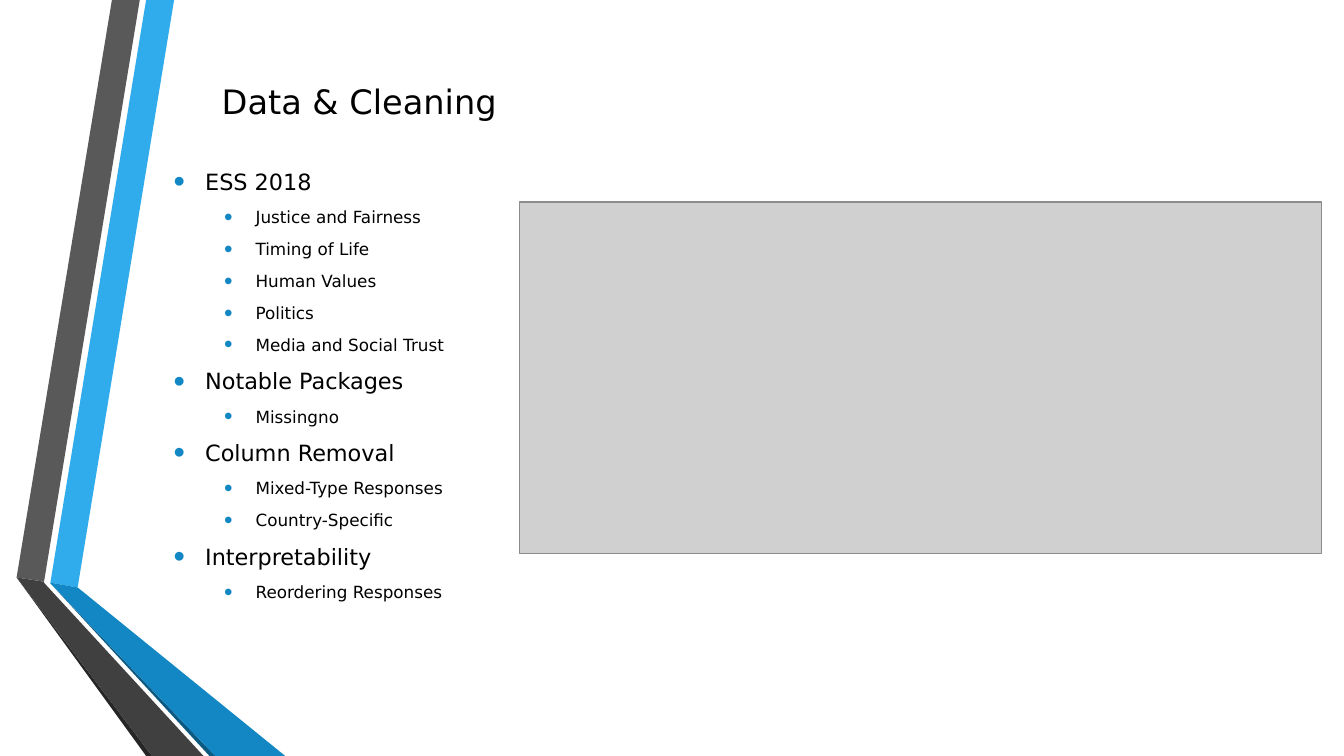
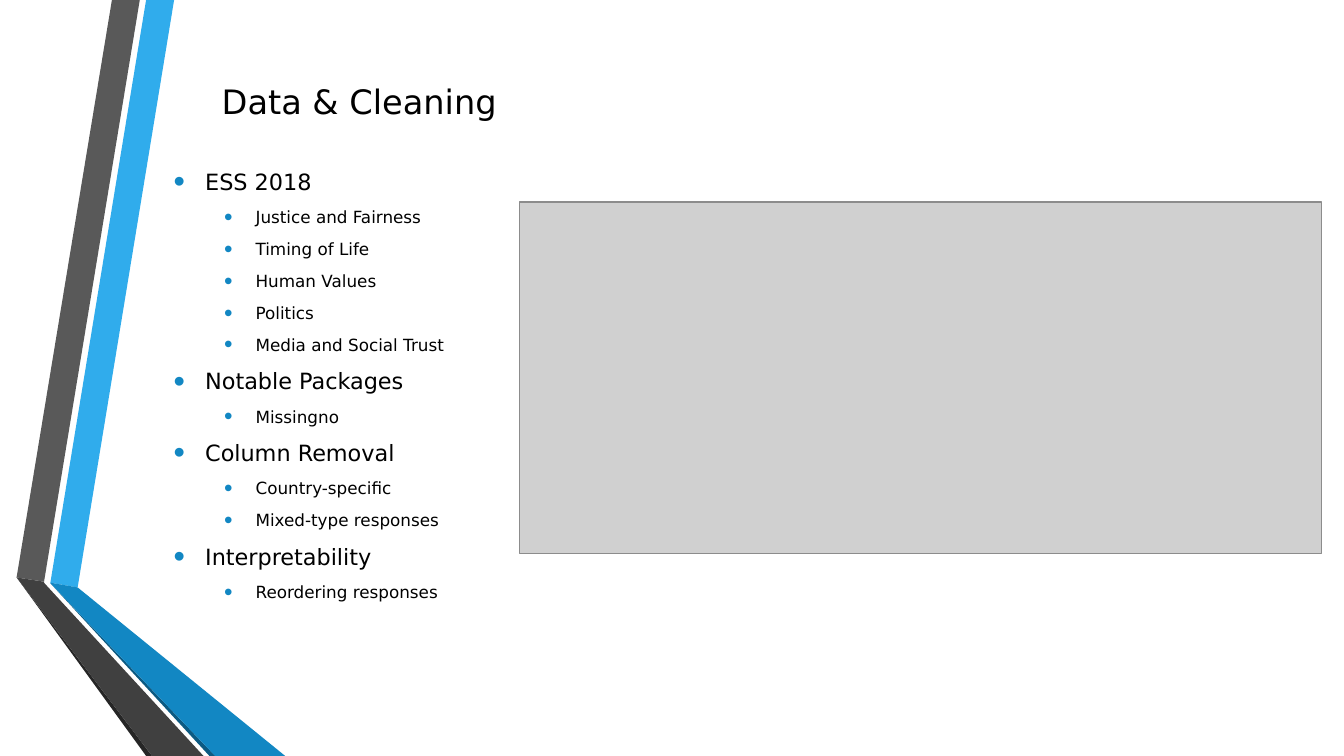
Before and after one commit to ringmatt/PPOL566_DataSci3_Projects, a slide deck: slide 2 of Project1_Clustering/output/ringmatt_project1_presentation.pptx. Drawn at 1344x756 pixels with LibreOffice and Linux fonts; fonts in the diff are those of the drawing; grey boxes stand for pictures; background and template pictures are left out. Boxes give left, top, right and bottom in pixels: in the first picture for what was removed or moved away, otherwise in the second. Text is boxed around its words. In the diff, an @@ line names an element or a change of style, - is before the commit and + after.

```diff
--- a/Project1_Clustering/output/ringmatt_project1_presentation.pptx
+++ b/Project1_Clustering/output/ringmatt_project1_presentation.pptx
@@ text at (x1=256, y1=481, x2=439, y2=530): text changed @@
-  • Mixed-Type Responses
-  • Country-Specific
+  • Country-specific
+  • Mixed-type responses
@@ text at (x1=256, y1=585, x2=438, y2=602): text changed @@
-  • Reordering Responses
+  • Reordering responses
```
Also in this commit, not shown: 3 other slides changed, 1 slide added, 4 other files.
